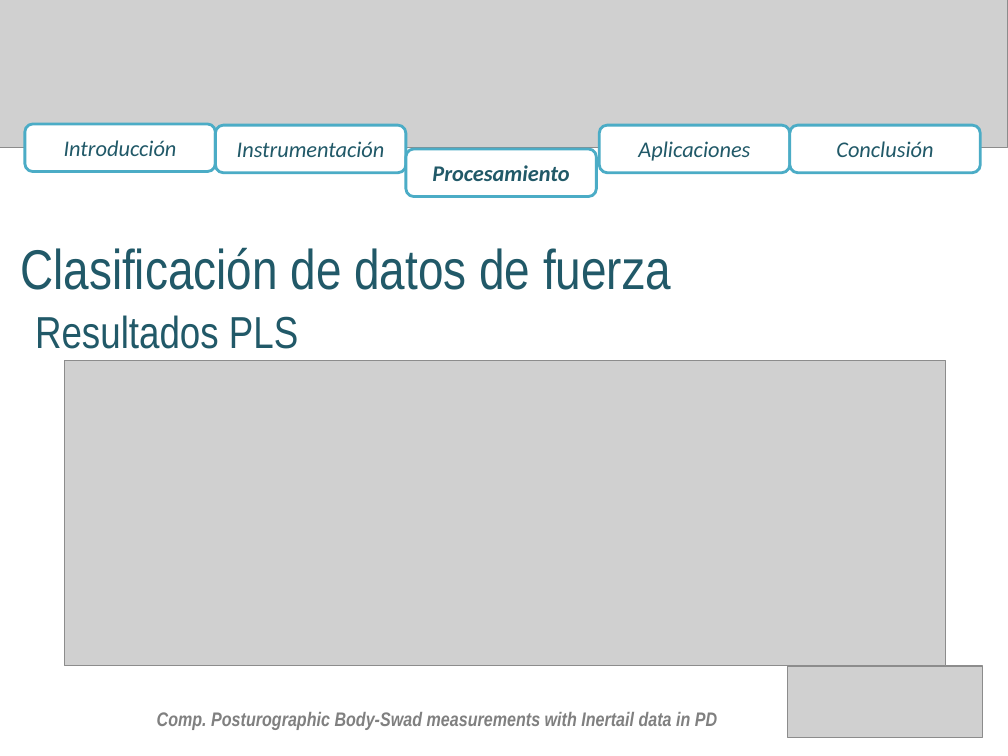
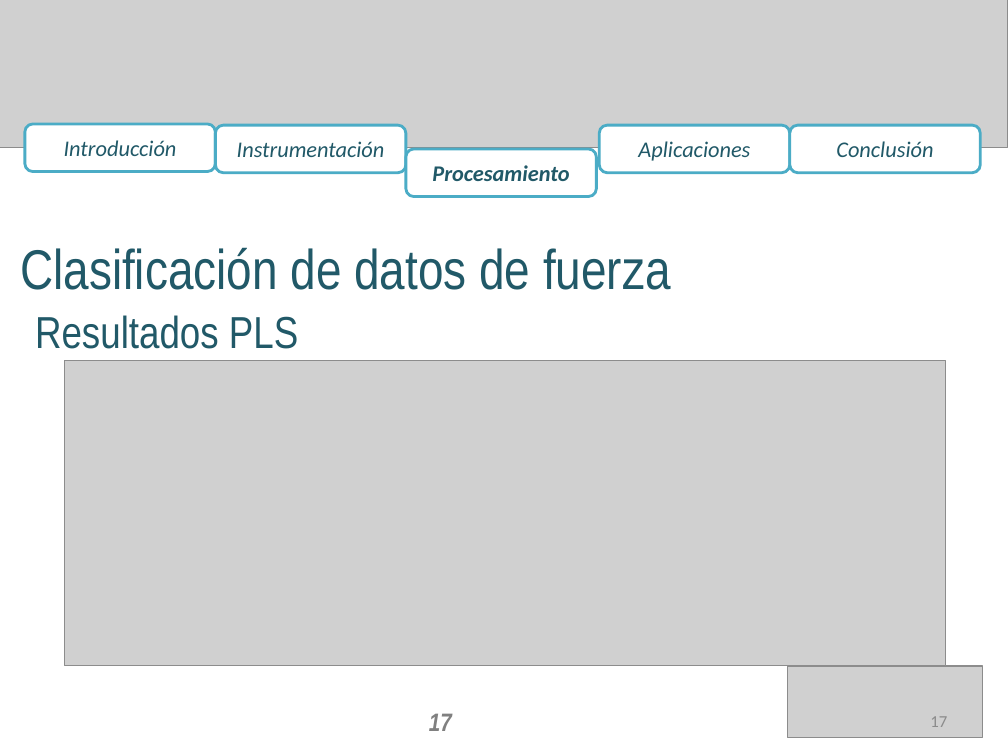
Before and after one commit to aolivares/APA, a slide deck: slide 17 of Documents/Project report Vero/Presentation/Presentation_V2.pptx. Drawn at 1008x756 pixels with LibreOffice and Linux fonts; fonts in the diff are those of the drawing; grey boxes stand for pictures. Boxes give left, top, right and bottom in pixels: in the first picture for what was removed or moved away, otherwise in the second. Text is boxed around its words. In the diff, an @@ line names an element or a change of style, - is before the commit and + after.

```diff
--- a/Documents/Project report Vero/Presentation/Presentation_V2.pptx
+++ b/Documents/Project report Vero/Presentation/Presentation_V2.pptx
@@ text removed at [157,712,717,730] @@
-Comp. Posturographic Body-Swad measurements with Inertail data in PD
@@ text added at [429,713,452,731], 18 pt, text #808080, bold, italic @@
+17
@@ page number added at [930,716,947,727], 12 pt, text #8C8C8C @@
+17
```
Also in this commit, not shown: 28 other slides changed, 1 other file.
